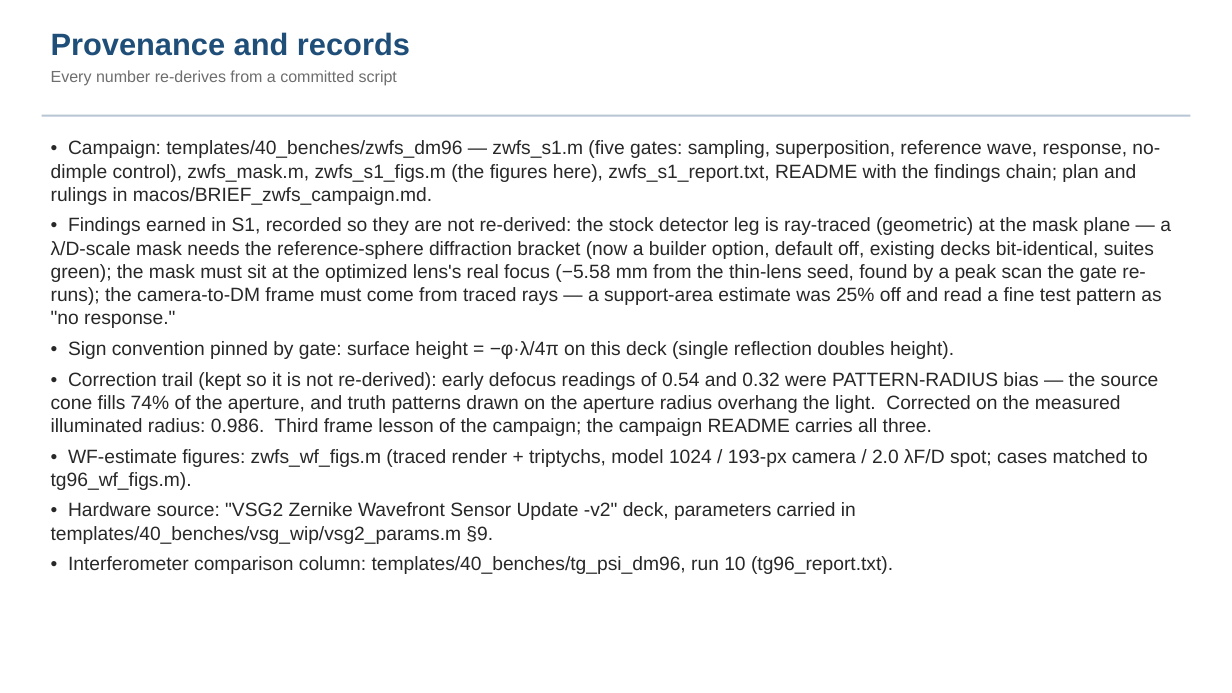
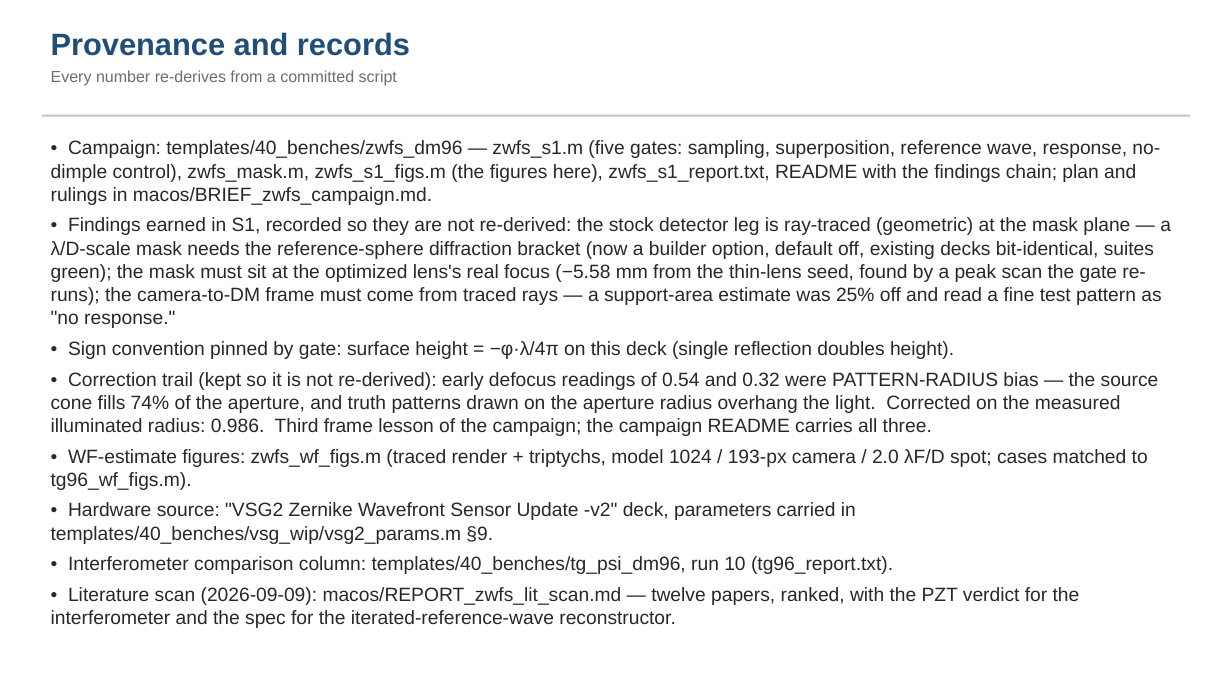
Before and after one commit to nasa-jpl/macos, a slide deck: slide 15 of demo_session/deck_zwfs.pptx (slide 11 before the commit). Drawn at 1232x693 pixels with LibreOffice and Linux fonts; fonts in the diff are those of the drawing. Boxes give left, top, right and bottom in pixels: in the first picture for what was removed or moved away, otherwise in the second. Text is boxed around its words. In the diff, an @@ line names an element or a change of style, - is before the commit and + after.

```diff
--- a/demo_session/deck_zwfs.pptx
+++ b/demo_session/deck_zwfs.pptx
@@ text at <box>51,587,1080,628</box>: paragraph added @@
+• Literature scan (2026-09-09): macos/REPORT_zwfs_lit_scan.md — twelve papers, ranked, with the PZT verdict for the interferometer and the spec for the iterated-reference-wave reconstructor.
```
Also in this commit, not shown: 1 other slide changed, 4 slides added, 1 other file.
